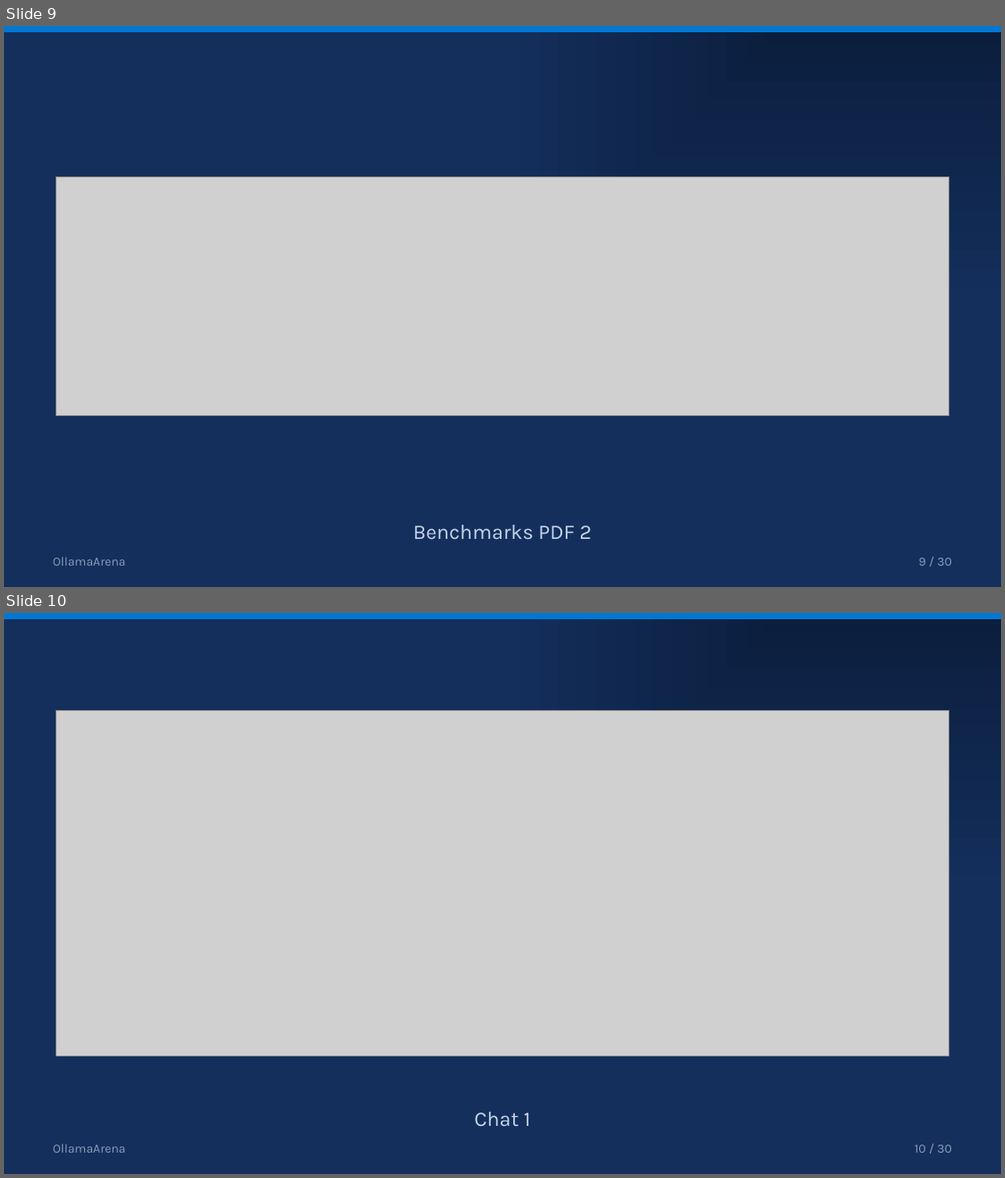
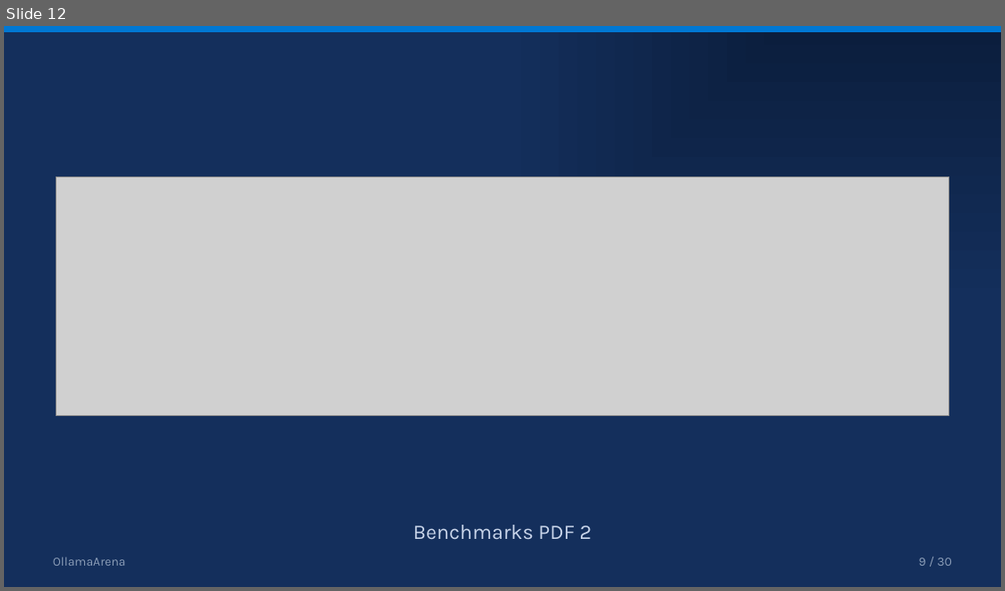
Before and after one commit to fauxtix/OllamaArena, a slide deck: OllamaArena/Screenshots/OllamaArena.pptx. Shown one above the other, each under a label of ours: slides 9 and 10 before the commit, slide 12 after it. The pictures are 1005x1178 and 1005x591 pixels, drawn with LibreOffice and Linux fonts; fonts in the diff are those of the drawing; grey boxes stand for pictures. Boxes give left, top, right and bottom in pixels: in the first picture for what was removed or moved away, otherwise in the second. Text is boxed around its words. In the diff, an @@ line names an element or a change of style, - is before the commit and + after.

Commit message:
Deck de Funcionalidades e do guia de comparacao (pptx) com scripts geradores, screenshots atualizadas e READMEs

```diff
--- a/OllamaArena/Screenshots/OllamaArena.pptx
+++ b/OllamaArena/Screenshots/OllamaArena.pptx
@@ slide 10 removed at (4,613,1001,1174), background gradient #0B1E3D to #142F5C @@
@@ rectangle removed at (4,613,1001,619) @@
@@ picture removed at (56,710,948,1055) @@
@@ text removed at (474,1111,531,1127) @@
-Chat 1
@@ text removed at (53,1143,126,1152) @@
-OllamaArena
@@ text removed at (914,1144,952,1152) @@
-10 / 30
@@ what was slide 9 is now slide 12 @@
```
Also in this commit, not shown: 7 slides changed, 17 other files.
